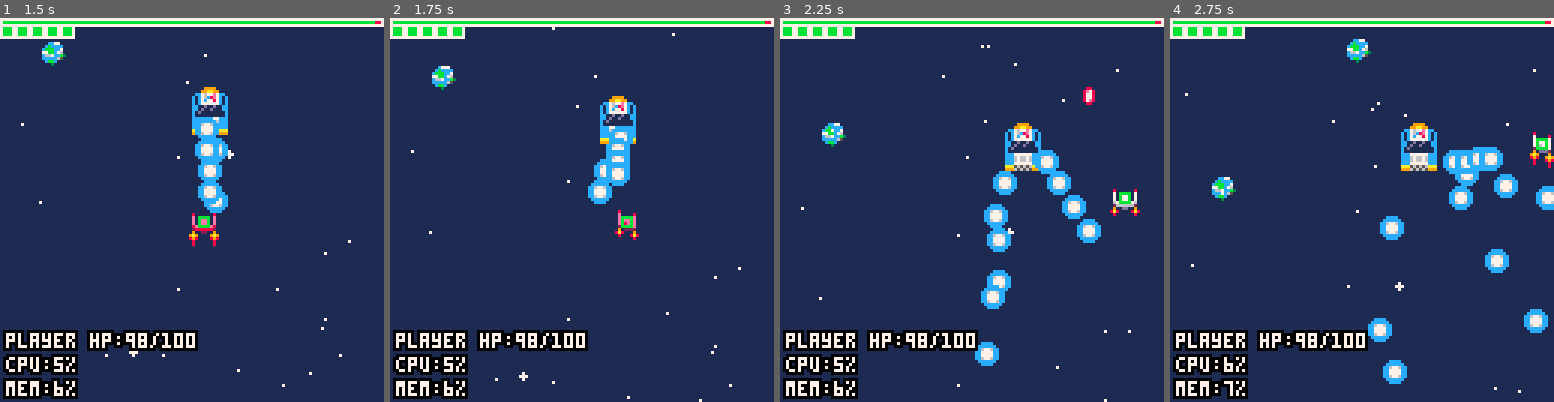
Above: before the commit, frames 1-4 (left to right).
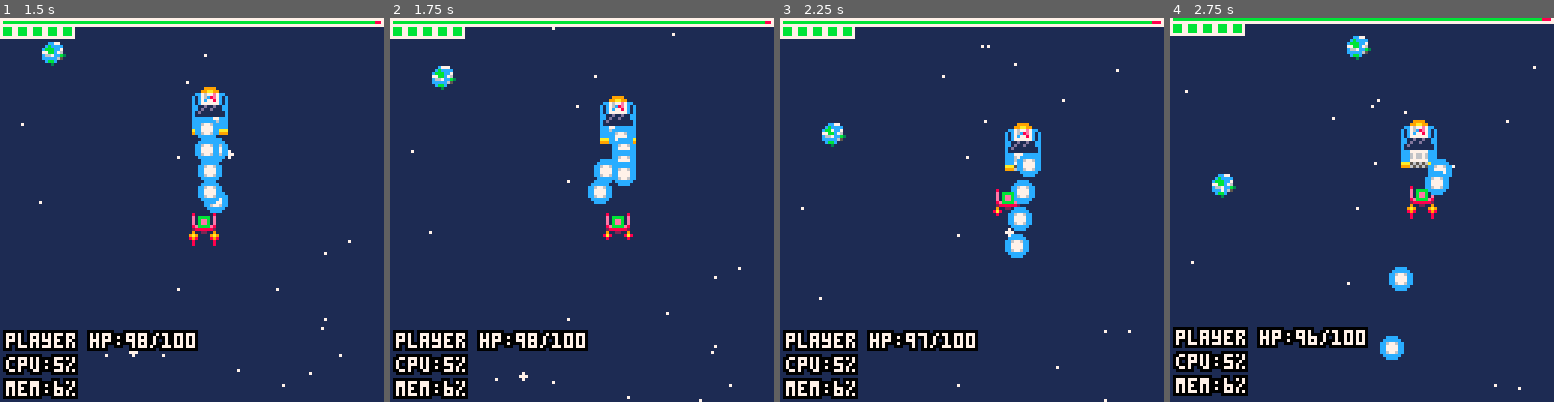
Above: after the commit, the same moments.

Repository: QuentinWidlocher/YogcastJam2020
Game: PICO-8 cartridge game.p8
The game is run twice, just before and just after one commit, with the same random seed, the same clock (stepped at 60 frames per second) and the same inputs.
Inputs:
- Up to frame 1 (1.5 s): tap X (X key) at 0.33, 1.07 s; tap O (Z key) at 0.7 s
- Up to frame 2 (1.75 s): hold Right from 1.6 s (still down); tap O (Z key) at 1.7 s
- Up to frame 3 (2.25 s): tap X (X key) at 1.85 s; release Right at 2.1 s; tap O (Z key) at 2.1 s; hold Up from 2.15 s (still down)
- Up to frame 4 (2.75 s): release Up at 2.42 s; hold Right from 2.47 s (still down); tap O (Z key) at 2.5 s

Frame 1 is identical in both runs. In frame 2, 0.9% of the frame differs, in the area x 55-65%, y 31-58%; in frame 3, 4.7%; in frame 4, 12%, in the area x 0-100%, y 0-100%.

Commit message:
good night zzz

Diff:
--- a/game.p8
+++ b/game.p8
@@ -19,6 +19,7 @@
 #include src/models/moving-types/moving-type.model.lua
 #include src/models/moving-types/default-player.model.lua
 #include src/models/moving-types/default-enemy.model.lua
+#include src/models/moving-types/grid-player.model.lua
 
 #include src/models/bullet.model.lua
 #include src/models/player.model.lua
@@ -172,14 +173,14 @@
 00000000000000000000000000000000000000000000000000000000000000000000000000000000000000000000000000000000000000000000000000000000
 00000000000000000000000000000000000000000000000000000000000000000000000000000000000000000000000000000000000000000000000000000000
 00000000000000000000000000000000000000000000000000000000000000000000000000000000000000000000000000000000000000000000000000000000
-000000000000000000000000000000000000000000000000000000000000000000000000100000000000000000000200000000000099990000cc770000499900
-0000000000000000000000000000000000000000000000000000000000000000000000000d00000009000000000070d200888270049999900cbcccc009994940
-000000000000000000000000000000000000000000000000000000000007000000000000016d10000077000000022d200888882699994994cbbbcc7199999492
-000000000000000000000000000000000000000000000000000000000000000000000700001d6d100077000000277d20088888709999994277bbc76194994994
-000000000000000000000000000000000000000000000000000000000000000000007770001dd7d00000080000d762007888872049994420c667ccb399499994
+000000000000000000000000000000000000000000000000000000000000000000000000100000000000000000000000000000000099990000cc770000499900
+0000000000000000000000000000000000000000000000000000000000000000000000000d00000000900000000070d200888270049999900cbcccc009994940
+000000000000000000000000000000000000000000000000000000000007000000000000016d10000007700000022d200888882699994994cbbbcc7199999492
+000000000000000000000000000000000000000000000000000000000000000000000700001d6d100007700000277d20088888709999994277bbc76194994994
+000000000000000000000000000000000000000000000000000000000000000000007770001dd7d00000008000d762007888872049994420c667ccb399499994
 000000000000000000000000000000000000000000000000000000000000000000000700000177600000000007d0d2006777622002442000ccccc65149994942
 0000000000000000000000000000000000000000000000000000000000000000000000000000d600000040000dd2600000222200000000990cbbc11009949440
-00000000000000000000000000000000000000000000000000000000000000000000000000000000000000052220000000000000000000420013110000244200
+000000000000000000000000000000000000000000000000000000000000000000000000000000000d0000002220000000000000000000420013110000244200
 
 
 
--- /dev/null
+++ b/src/models/moving-types/grid-player.model.lua
@@ -0,0 +1,14 @@
+GridPlayerMovingType = shallowCopy(MovingType)
+
+playerGridx = 8
+playerGridy = 8
+
+function GridPlayerMovingType:move(player)
+    if btnp(GAMEPAD.UP) then playerGridy -= 1 end
+    if btnp(GAMEPAD.DOWN) then playerGridy += 1 end
+    if btnp(GAMEPAD.LEFT) then playerGridx -= 1 end
+    if btnp(GAMEPAD.RIGHT) then playerGridx += 1 end
+
+    player.x = playerGridx * fromOct(1)
+    player.y = playerGridy * fromOct(1)
+end
--- a/src/models/player.model.lua
+++ b/src/models/player.model.lua
@@ -27,7 +27,7 @@
     shootingCooldown = { value = 0, max = 4 }, -- can shoot when value == max
     shootingType = DefaultShootingType,
 
-    movingType = DefaultPlayerMovingType,
+    movingType = GridPlayerMovingType,
 
     flameCounter = 0,
     flameSprite = SPRITES.FLAMES.OFF,
